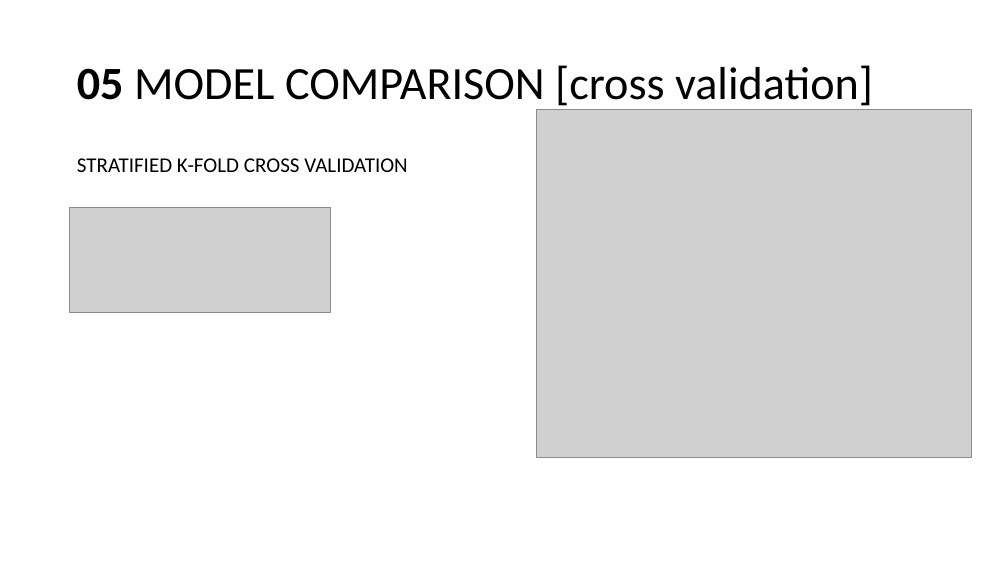
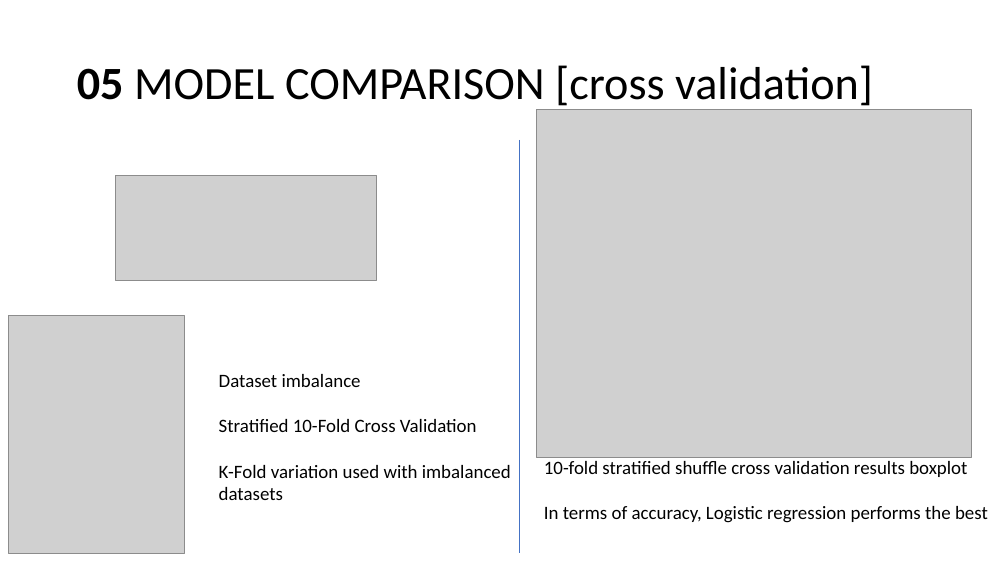
Before and after one commit to sstarkjr/NLP-food-safety-classification, a slide deck: slide 12 of Presentation.pptx (slide 11 before the commit). Drawn at 1008x567 pixels with LibreOffice and Linux fonts; fonts in the diff are those of the drawing; grey boxes stand for pictures. Boxes give left, top, right and bottom in pixels: in the first picture for what was removed or moved away, otherwise in the second. Text is boxed around its words. In the diff, an @@ line names an element or a change of style, - is before the commit and + after.

```diff
--- a/Presentation.pptx
+++ b/Presentation.pptx
@@ line added from (520, 140) to (520, 554), #4472C4 0.5 pt @@
@@ text removed at <box>77,158,407,172</box> @@
-STRATIFIED K-FOLD CROSS VALIDATION
@@ picture: place and size @@
-picture at <box>70,207,331,312</box>
+picture at <box>116,175,377,281</box>
@@ picture added at <box>8,316,184,554</box> @@
@@ text added at <box>219,374,511,500</box>, 18 pt, text #000000 @@
+Dataset imbalance
+Stratified 10-Fold Cross Validation
+K-Fold variation used with imbalanced datasets
@@ text added at <box>544,461,988,523</box>, 18 pt, text #000000 @@
+10-fold stratified shuffle cross validation results boxplot
+In terms of accuracy, Logistic regression performs the best
```
Also in this commit, not shown: 5 other slides changed, 2 slides added, 3 slides removed, 3 other files.
